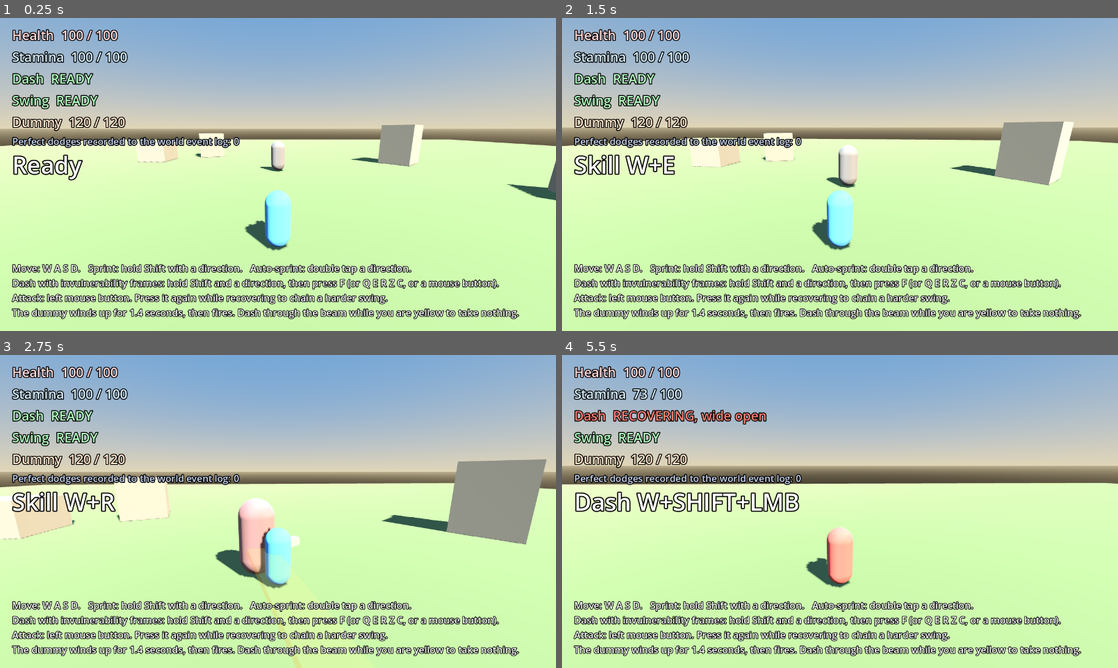
Above: before the commit, frames 1-4 (two rows, left to right).
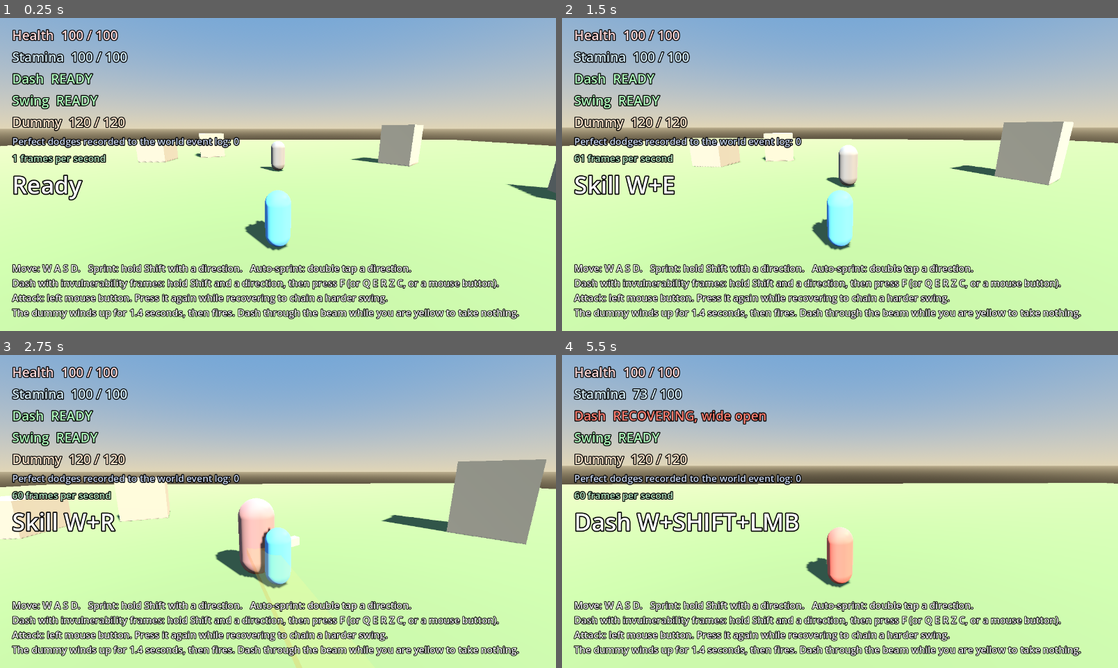
Above: after the commit, the same moments.

Repository: Trollz1004/dream-online
Game: Godot game, scene res://Main.tscn
Same seed, same stepped clock (60 frames per second), same inputs: the game is played once before the commit and once after it.
Inputs (mouse positions are in pixels of both pictures, inside the frame that each line leads up to):
- Up to frame 1 (0.25 s): no input
- Up to frame 2 (1.5 s): tap Enter at 0.5 s; move the mouse to (867, 174) at 0.52 s; hold W from 0.53 s (still down); tap Q at 0.6 s; click (867, 174) at 0.67 s; move the mouse to (812, 174) at 1.27 s; tap E at 1.35 s
- Up to frame 3 (2.75 s): keep holding W; move the mouse to (289, 505) at 2.02 s; tap R at 2.1 s
- Up to frame 4 (5.5 s): keep holding W; move the mouse to (834, 517) at 2.77 s; tap F at 2.85 s; click (834, 517) at 2.92 s; move the mouse to (878, 514) at 3.52 s; tap Z at 3.6 s; move the mouse to (795, 508) at 4.27 s; tap C at 4.35 s; move the mouse to (845, 511) at 5.02 s; hold Shift from 5.03 s (still down); click (845, 511) at 5.17 s

The runs differ from the first frame. In frame 1, 1.5% of the frame differs, in the area x 0-100%, y 34-72%; in frame 2, 1.8%; in frame 3, 1.8%; in frame 4, 3.7%, in the area x 2-100%, y 40-73%.

Commit message:
game(godot): make the browser build cheap, and stop the readout overlapping
The combat slice runs in a browser now, but the browser build pays for
things a desktop build gets for free. Three costs are removed and one
layout bug found by looking at a frame is fixed.

Cheaper in the browser:
- The sun casts no shadow when the build has the "web" feature. Shadows
  are the most expensive thing in this scene and the web build is one
  thread on WebGL 2.
- Multisampling is off. It was 2x, which the browser pays for every
  frame at no benefit on flat untextured shapes.
- The HTML canvas no longer resizes with the window, so the browser is
  not rebuilding render targets while the page settles.
- The readout only writes a label when its text or colour actually
  changed. It was setting text and a theme colour override on seven
  labels sixty times a second, which re-runs layout and theme lookup
  each time.

The readout also says the frame rate now, so the cost of any of this can
be read off the screen rather than guessed at.

The layout bug: the frames-per-second line made the readout column one
line taller, and the big event line ("HIT for 18", "PERFECT DODGE") sat
at a fixed y of 300 and landed underneath it. A fixed position cannot
know how tall the column above it has grown, so the event line is now
the last line of the same column and the container places it.

Tests: 87 of 87 pass, 7 of them new and covering the readout. The runner
also fails when fewer checks run than expected: a GDScript error inside a
test function aborts that function silently and the run still exited 0,
which hid the new suite entirely while it was red.

Co-Authored-By: Claude Opus 5 (1M context) <noreply@anthropic.com>

Diff:
--- a/game/godot/DreamSlice/project.godot
+++ b/game/godot/DreamSlice/project.godot
@@ -20,4 +20,4 @@
 
 [rendering]
 
-anti_aliasing/quality/msaa_3d=2
+anti_aliasing/quality/msaa_3d=0
--- a/game/godot/DreamSlice/scripts/hud.gd
+++ b/game/godot/DreamSlice/scripts/hud.gd
@@ -9,6 +9,7 @@
 const HUGE := 54
 const SMALL := 22
 
+var _box: VBoxContainer
 var _health: Label
 var _stamina: Label
 var _dash: Label
@@ -17,27 +18,29 @@
 var _events: Label
 var _event: Label
 var _help: Label
+var _fps: Label
+var _last := {}
 
 
 func _ready() -> void:
-	var box := VBoxContainer.new()
-	box.position = Vector2(28.0, 18.0)
-	box.add_theme_constant_override("separation", 8)
-	add_child(box)
+	_box = VBoxContainer.new()
+	_box.position = Vector2(28.0, 18.0)
+	_box.add_theme_constant_override("separation", 8)
+	add_child(_box)
 
-	_health = _line(box, BIG, Color(1.0, 0.85, 0.85))
-	_stamina = _line(box, BIG, Color(0.85, 0.95, 1.0))
-	_dash = _line(box, BIG, Color(1.0, 1.0, 0.75))
-	_swing = _line(box, BIG, Color(0.90, 0.95, 0.85))
-	_target = _line(box, BIG, Color(1.0, 0.90, 0.80))
-	_events = _line(box, SMALL, Color(0.80, 0.85, 0.95))
+	_health = _line(_box, BIG, Color(1.0, 0.85, 0.85))
+	_stamina = _line(_box, BIG, Color(0.85, 0.95, 1.0))
+	_dash = _line(_box, BIG, Color(1.0, 1.0, 0.75))
+	_swing = _line(_box, BIG, Color(0.90, 0.95, 0.85))
+	_target = _line(_box, BIG, Color(1.0, 0.90, 0.80))
+	_events = _line(_box, SMALL, Color(0.80, 0.85, 0.95))
+	_fps = _line(_box, SMALL, Color(0.75, 0.95, 0.80))
 
-	_event = Label.new()
-	_event.add_theme_font_size_override("font_size", HUGE)
-	_event.add_theme_color_override("font_outline_color", Color(0.0, 0.0, 0.0))
+	# The big event line is the last line of the same column, not a label at a
+	# fixed y. A fixed y cannot know how tall the column above it has grown, and
+	# on 2026-09-20 a new frames-per-second line pushed the column down onto it.
+	_event = _line(_box, HUGE, Color(1.0, 1.0, 1.0))
 	_event.add_theme_constant_override("outline_size", 10)
-	_event.position = Vector2(28.0, 300.0)
-	add_child(_event)
 
 	_help = Label.new()
 	_help.add_theme_font_size_override("font_size", SMALL)
@@ -51,6 +54,20 @@
 	add_child(_help)
 
 
+# The readout's own shape, so a test can prove no two lines can cover each other
+# without a window and without reading pixels.
+func column() -> VBoxContainer:
+	return _box
+
+
+func readout_labels() -> Array:
+	return [_health, _stamina, _dash, _swing, _target, _events, _fps]
+
+
+func event_label() -> Label:
+	return _event
+
+
 func _line(box: VBoxContainer, size: int, colour: Color) -> Label:
 	var label := Label.new()
 	label.add_theme_font_size_override("font_size", size)
@@ -62,9 +79,10 @@
 
 
 func show_state(s: Dictionary) -> void:
-	_health.text = "Health  %d / %d" % [int(s["health"]), int(s["health_max"])]
-	_stamina.text = "Stamina  %d / %d%s" % [
-		int(s["stamina"]), int(s["stamina_max"]), "    AUTO-SPRINT" if s["auto_sprint"] else ""]
+	_paint(_health, "Health  %d / %d" % [int(s["health"]), int(s["health_max"])], Color(1.0, 0.85, 0.85))
+	_paint(_stamina, "Stamina  %d / %d%s" % [
+		int(s["stamina"]), int(s["stamina_max"]), "    AUTO-SPRINT" if s["auto_sprint"] else ""],
+		Color(0.85, 0.95, 1.0))
 
 	var dash = s["dash"]
 	match dash.phase():
@@ -91,7 +109,9 @@
 		_paint(_target, "Dummy  %d / %d%s" % [int(s["target_health"]), int(s["target_health_max"]),
 			"   DOWN" if down else ""], Color(1.0, 0.75, 0.70) if down else Color(1.0, 0.90, 0.80))
 
-	_events.text = "Perfect dodges recorded to the world event log: %d" % int(s["events_written"])
+	_paint(_events, "Perfect dodges recorded to the world event log: %d" % int(s["events_written"]),
+		Color(0.80, 0.85, 0.95))
+	_paint(_fps, "%d frames per second" % int(Engine.get_frames_per_second()), Color(0.75, 0.95, 0.80))
 
 	# The last thing that happened stays on screen for two seconds, then fades,
 	# so a hit or a perfect dodge is never missed.
@@ -115,5 +135,13 @@
 # Named _paint, not _set: Object._set is a Godot virtual and shadowing it
 # breaks compilation of every script that depends on this one.
 func _paint(label: Label, text: String, colour: Color) -> void:
+	# Only touch the label when something actually changed. Setting text and a
+	# theme override every frame re-runs layout and theme lookup 60 times a
+	# second for every line, which is most of a browser frame budget.
+	var key := label.get_instance_id()
+	var previous = _last.get(key)
+	if previous != null and previous[0] == text and previous[1] == colour:
+		return
+	_last[key] = [text, colour]
 	label.text = text
 	label.add_theme_color_override("font_color", colour)
--- a/game/godot/DreamSlice/scripts/world.gd
+++ b/game/godot/DreamSlice/scripts/world.gd
@@ -97,7 +97,9 @@
 	var sun := DirectionalLight3D.new()
 	sun.light_energy = 2.2
 	sun.light_color = Color(1.0, 0.97, 0.90)
-	sun.shadow_enabled = true
+	# Shadows are the single most expensive thing in this scene and the browser
+	# build runs on WebGL 2 with one thread, so it goes without them.
+	sun.shadow_enabled = not OS.has_feature("web")
 	sun.rotation_degrees = Vector3(-46.0, 38.0, 0.0)
 	add_child(sun)
 
--- a/game/godot/DreamSlice/tests/run_tests.gd
+++ b/game/godot/DreamSlice/tests/run_tests.gd
@@ -3,6 +3,13 @@
 # Headless test runner for the DREAM combat slice.
 #   godot --headless --path game/godot/DreamSlice --script res://tests/run_tests.gd
 # Exits 0 when every check passes and 1 when any check fails.
+
+# A GDScript error inside a test function aborts that function and returns here
+# as though nothing had happened, so a whole suite can be skipped in silence and
+# still report success. That happened on 2026-09-20. The floor below turns a
+# skipped suite into a failure. Raise it when checks are added; never lower it
+# to make a run pass.
+const MINIMUM_CHECKS := 87
 
 var passed := 0
 var failed := 0
@@ -24,6 +31,12 @@
 	_test_camera_relative()
 	_test_body_does_not_spin_the_camera()
 	load("res://tests/test_attack_and_events.gd").new().run(self)
+	load("res://tests/test_hud.gd").new().run(self)
+	var ran := passed + failed
+	if ran < MINIMUM_CHECKS:
+		failed += 1
+		print("  [FAIL] %d checks ran and at least %d were expected: a suite was skipped"
+			% [ran, MINIMUM_CHECKS])
 	print("passed: %d  failed: %d" % [passed, failed])
 	quit(1 if failed > 0 else 0)
 
--- /dev/null
+++ b/game/godot/DreamSlice/tests/test_hud.gd
@@ -0,0 +1,94 @@
+extends RefCounted
+
+# Checks for the readout. These run without a window: the HUD builds its labels
+# in _ready, which is called by hand here, and every check reads label text or
+# the node tree rather than pixels.
+#
+# The bug these were written for, 2026-09-20: a frames-per-second line was added
+# to the readout column, the column grew one line taller, and the big event line
+# sat at a fixed y of 300 and landed on top of it. A fixed position cannot know
+# how tall the column above it is, so the event line joins the column instead.
+
+var runner
+
+
+func run(r) -> void:
+	runner = r
+	_test_nothing_in_the_readout_can_overlap()
+	_test_the_readout_reports_frames_per_second()
+	_test_the_event_line_clears_when_it_is_old()
+
+
+func check(label: String, condition: bool) -> void:
+	runner.check(label, condition)
+
+
+func _hud():
+	var HudScript := load("res://scripts/hud.gd")
+	var hud = HudScript.new()
+	hud._ready()
+	return hud
+
+
+func _state(event: String, event_age: float) -> Dictionary:
+	var DashState := load("res://scripts/dash_state.gd")
+	var AttackState := load("res://scripts/attack_state.gd")
+	return {
+		"health": 82.0, "health_max": 100.0,
+		"stamina": 100.0, "stamina_max": 100.0,
+		"auto_sprint": false,
+		"dash": DashState.new(),
+		"attack": AttackState.new(),
+		"target_health": 120.0, "target_health_max": 120.0,
+		"events_written": 0,
+		"event": event, "event_age": event_age,
+	}
+
+
+# Two labels can only cover each other when something places them by hand. Every
+# line of the readout, the big event line included, belongs to the one column
+# that lays itself out, so an added line pushes the ones below it down.
+func _test_nothing_in_the_readout_can_overlap() -> void:
+	print("readout layout")
+	var hud = _hud()
+
+	var column = hud.column()
+	check("the readout has a column that lays itself out", column is VBoxContainer)
+
+	var placed_by_hand := 0
+	for label in hud.readout_labels():
+		if label.get_parent() != column:
+			placed_by_hand += 1
+	check("every readout line is in the column", placed_by_hand == 0)
+
+	check("the big event line is in the column too", hud.event_label().get_parent() == column)
+	hud.free()
+
+
+func _test_the_readout_reports_frames_per_second() -> void:
+	print("readout content")
+	var hud = _hud()
+	hud.show_state(_state("", 9.0))
+
+	var found := false
+	for label in hud.readout_labels():
+		if label.text.contains("frames per second"):
+			found = true
+	check("the readout says the frame rate", found)
+
+	var health_said := false
+	for label in hud.readout_labels():
+		if label.text == "Health  82 / 100":
+			health_said = true
+	check("the readout says health in plain words", health_said)
+	hud.free()
+
+
+func _test_the_event_line_clears_when_it_is_old() -> void:
+	var hud = _hud()
+	hud.show_state(_state("HIT for 18", 0.1))
+	check("a fresh event is on screen", hud.event_label().text == "HIT for 18")
+
+	hud.show_state(_state("HIT for 18", 5.0))
+	check("an old event leaves the screen", hud.event_label().text == "")
+	hud.free()
Not shown, changed: game/godot/DreamSlice/export_presets.cfg
